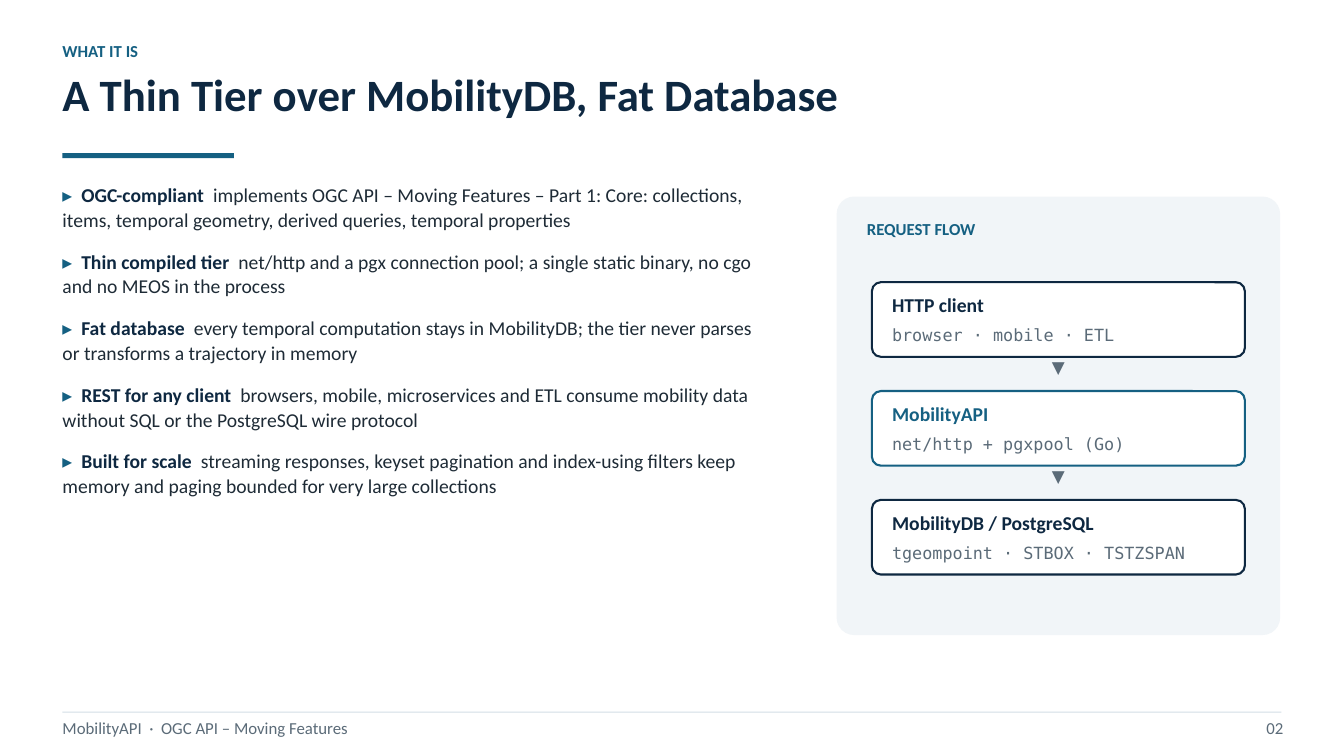
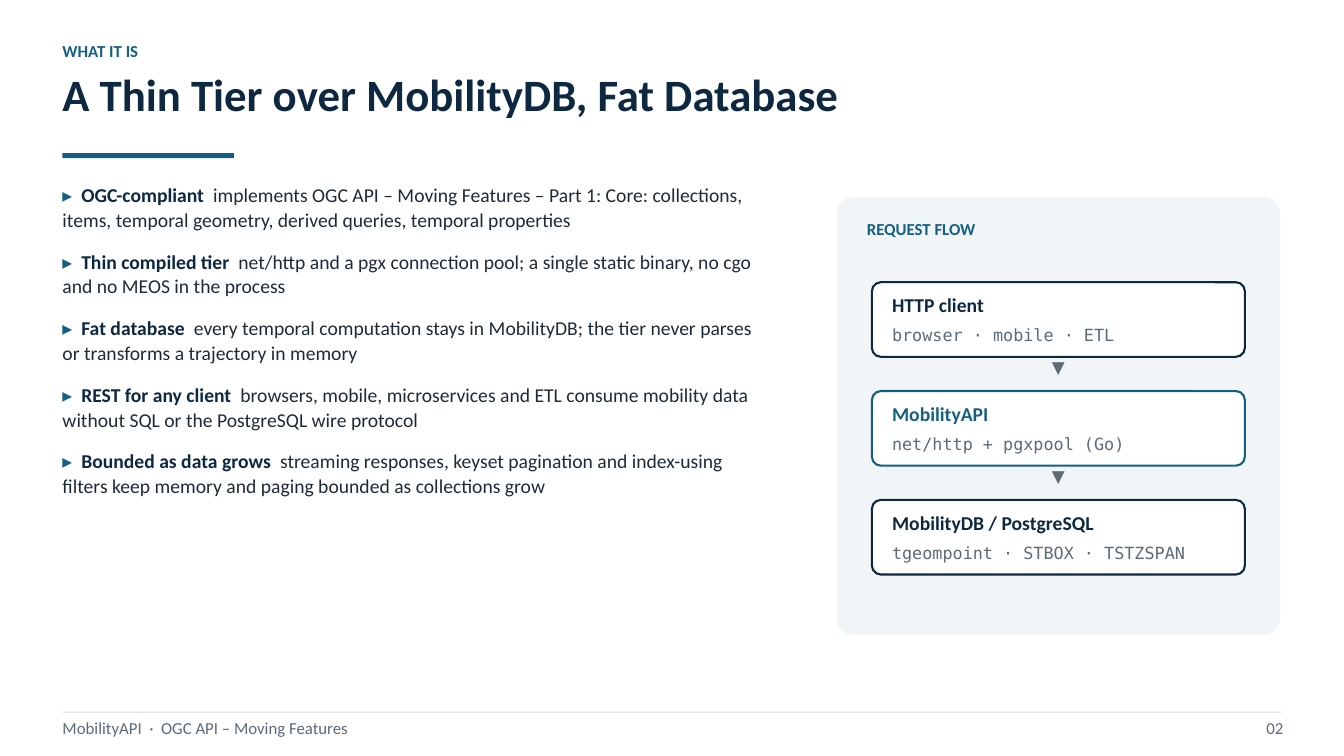
Before and after one commit to MobilityDB/MobilityAPI, a slide deck: slide 2 of MobilityAPIV5.pptx. Drawn at 1344x756 pixels with LibreOffice and Linux fonts; fonts in the diff are those of the drawing. Boxes give left, top, right and bottom in pixels: in the first picture for what was removed or moved away, otherwise in the second. Text is boxed around its words. In the diff, an @@ line names an element or a change of style, - is before the commit and + after.

```diff
--- a/MobilityAPIV5.pptx
+++ b/MobilityAPIV5.pptx
@@ text at [62,454,723,497]: text changed @@
-▸ Built for scale streaming responses, keyset pagination and index-using filters keep memory and paging bounded for very large collections
+▸ Bounded as data grows streaming responses, keyset pagination and index-using filters keep memory and paging bounded as collections grow
```
Also in this commit, not shown: 4 other slides changed, 2 other files.
